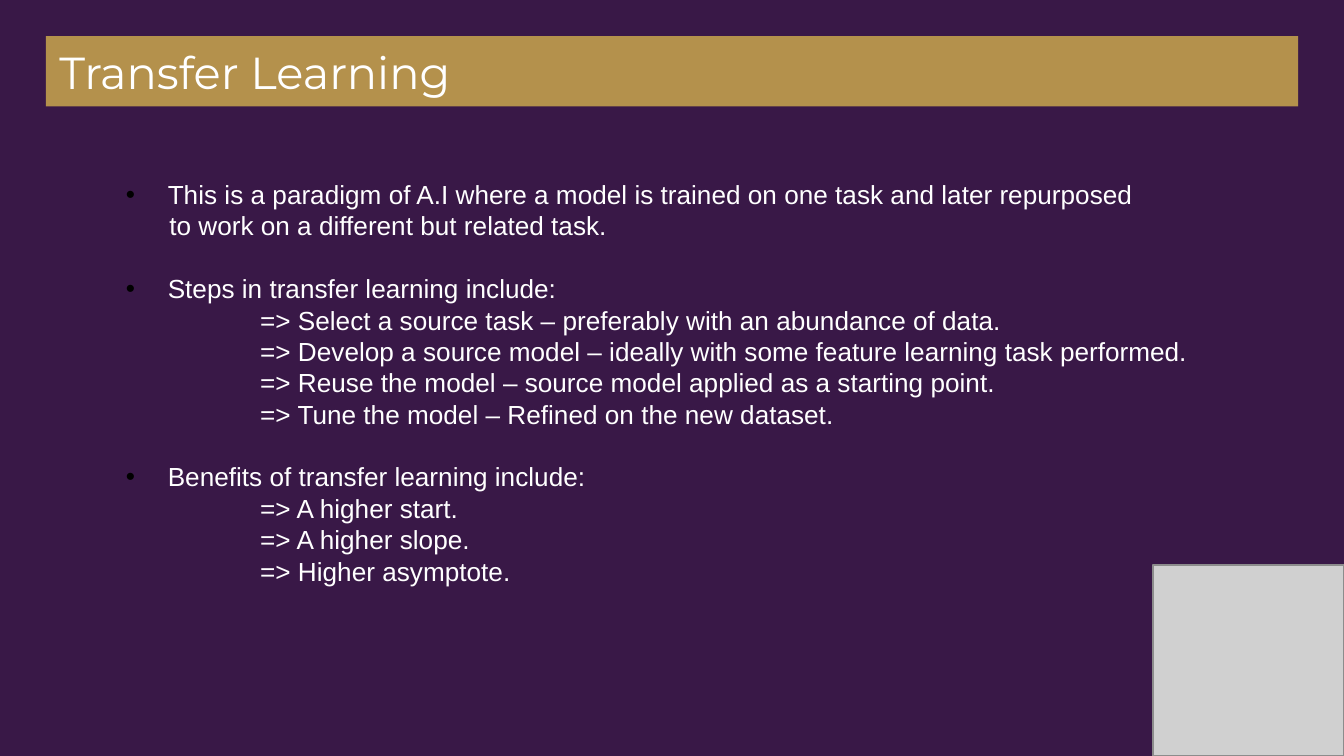
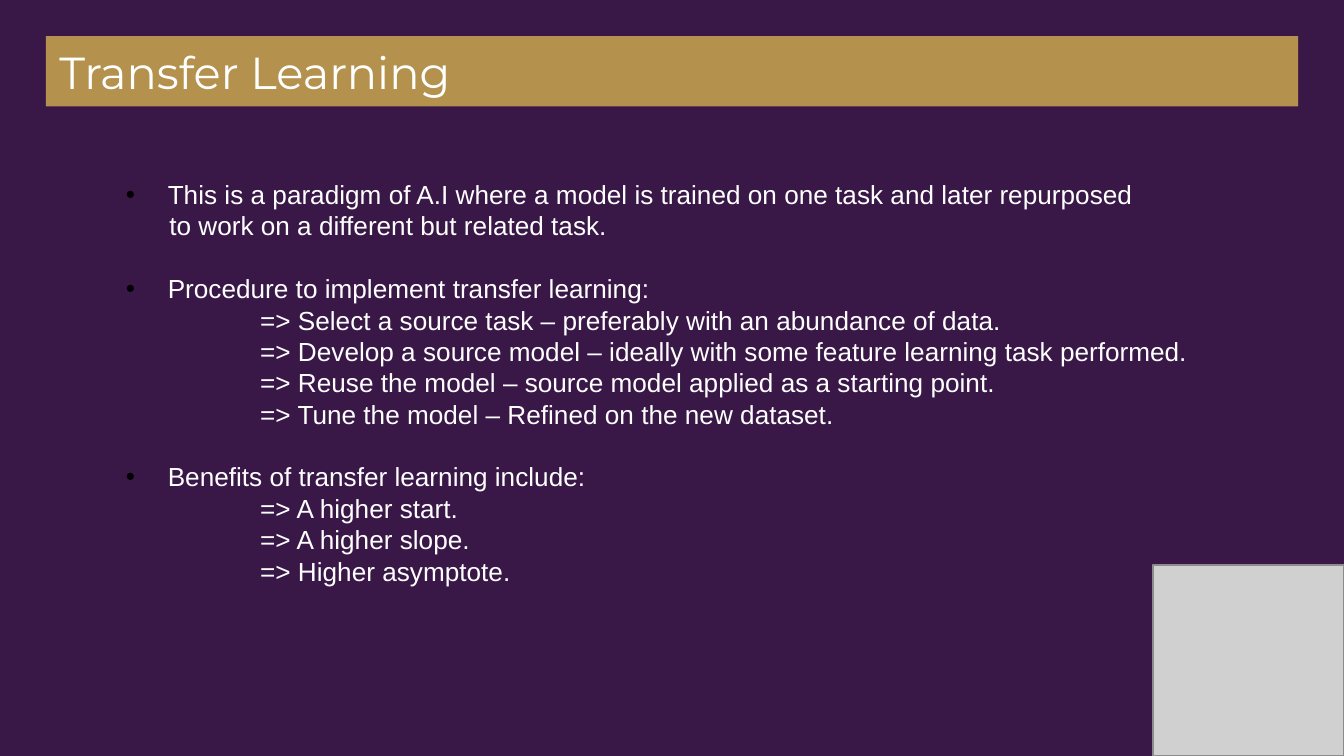
Before and after one commit to HURU-School/HURUAI, a slide deck: slide 15 of Lesson 3/03 - State of the Art in Artificial Intelligence.pptx. Drawn at 1344x756 pixels with LibreOffice and Linux fonts; fonts in the diff are those of the drawing; grey boxes stand for pictures. Boxes give left, top, right and bottom in pixels: in the first picture for what was removed or moved away, otherwise in the second. Text is boxed around its words. In the diff, an @@ line names an element or a change of style, - is before the commit and + after.

```diff
--- a/Lesson 3/03 - State of the Art in Artificial Intelligence.pptx
+++ b/Lesson 3/03 - State of the Art in Artificial Intelligence.pptx
@@ text at bbox=[168, 279, 649, 304]: text changed @@
-• Steps in transfer learning include:
+• Procedure to implement transfer learning:
```
Also in this commit, not shown: 1 slide added, 1 other file.
